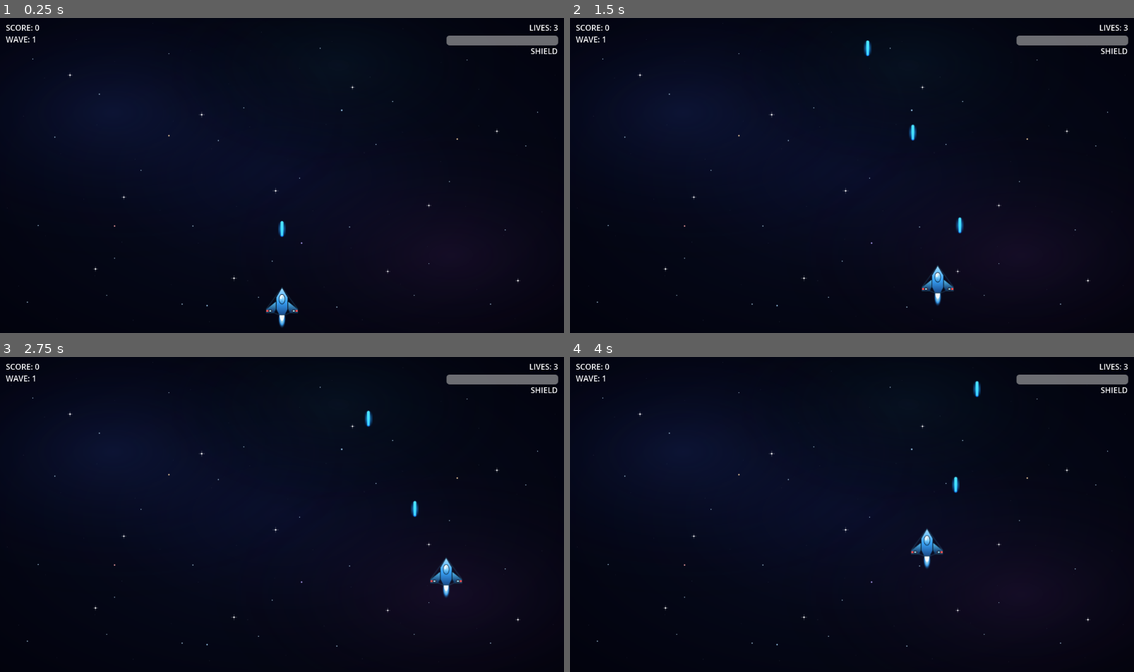
Above: before the commit, frames 1-4 (two rows, left to right).
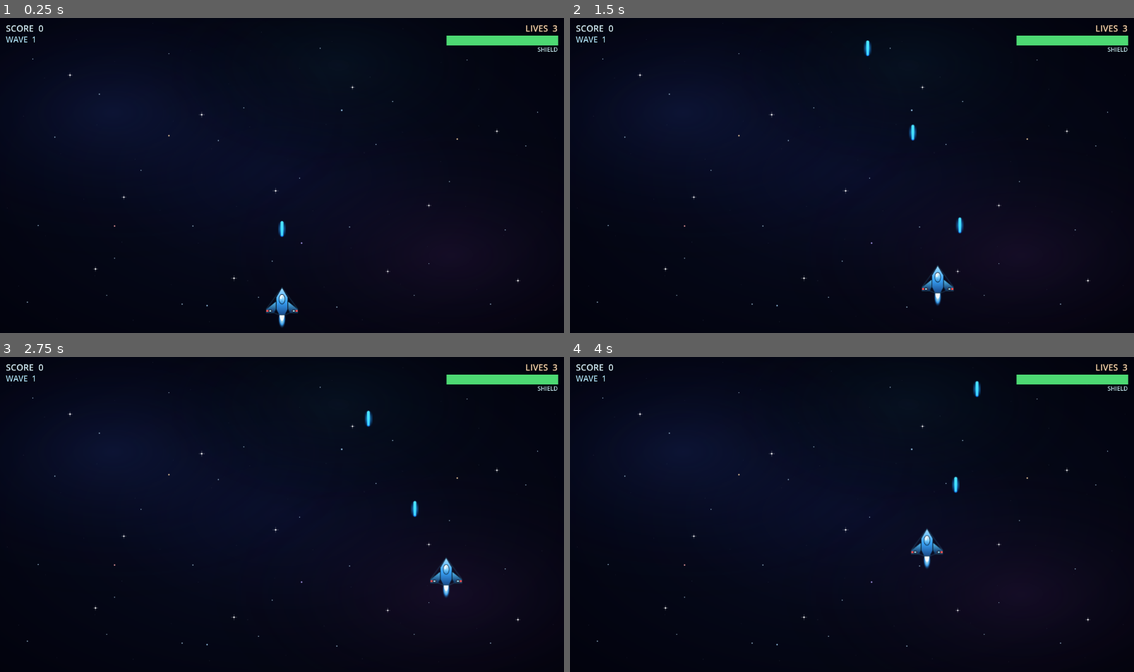
Above: after the commit, the same moments.

Repository: shrimplabs/void-patrol-variant-f-run4
Game: Godot game, scene res://scenes/main.tscn
The game is run twice, just before and just after one commit, with the same random seed, the same clock (stepped at 60 frames per second) and the same inputs.
Inputs (mouse positions are in pixels of both pictures, inside the frame that each line leads up to):
- Up to frame 1 (0.25 s): no input
- Up to frame 2 (1.5 s): tap Enter (ui_accept) at 0.5, 0.77 s; move the mouse to (976, 159) at 0.52 s; hold D (move_right) 0.53-1.25 s; tap Space at 0.6 s; click (976, 159) at 0.67 s; drag from (739, 191) to (852, 24) at 1.27 s
- Up to frame 3 (2.75 s): move the mouse to (338, 445) at 2.02 s; hold D (move_right) from 2.03 s (still down); tap Ctrl at 2.1 s; click (338, 445) at 2.17 s
- Up to frame 4 (4 s): release D (move_right) at 2.75 s; drag from (823, 577) to (987, 505) at 2.77 s; move the mouse to (1021, 561) at 3.52 s; hold A (move_left) from 3.53 s (still down); tap Tab at 3.6 s; click (1021, 561) at 3.67 s; tap Enter (ui_accept) at 3.77 s

The runs differ from the first frame. In frame 1, 1.0% of the frame differs, in the area x 1-99%, y 2-12%; in frame 2, 1.0%; in frame 3, 1.0%; in frame 4, 1.0%.

Commit message:
Polish HUD: damage flash, shield pulse, styled labels and bar
- Add a full-screen DamageFlash ColorRect that flashes red on shield
  drop. Wired through main.gd's shield_changed handler so regen does
  not trigger it. Mouse filter set to IGNORE so the overlay never
  blocks input.
- Recolor the shield bar via theme_override_styles: green at full,
  yellow at 55%, red below 30%. At <=30% the bar pulses at 4 Hz via
  a looping tween so the player feels low-shield urgency.
- Style HUD labels (outline, larger font, distinct tints per label)
  and align them to viewport-relative positions.
- Add StyleBoxFlat backgrounds to the shield bar so it reads as a
  real progress bar with a darker track and bordered fill.

Diff:
--- a/scenes/hud.tscn
+++ b/scenes/hud.tscn
@@ -1,6 +1,21 @@
-[gd_scene load_steps=2 format=3 uid="uid://b1hud01"]
+[gd_scene load_steps=3 format=3 uid="uid://b1hud01"]
 
 [ext_resource type="Script" path="res://scripts/hud.gd" id="1_hud"]
+
+[sub_resource type="StyleBoxFlat" id="StyleBoxFlat_bg"]
+bg_color = Color(0.05, 0.08, 0.12, 0.55)
+border_width_left = 1
+border_width_top = 1
+border_width_right = 1
+border_width_bottom = 1
+border_color = Color(0.4, 0.85, 1.0, 0.6)
+corner_radius_top_left = 2
+corner_radius_top_right = 2
+corner_radius_bottom_right = 2
+corner_radius_bottom_left = 2
+
+[sub_resource type="StyleBoxFlat" id="StyleBoxFlat_fill"]
+bg_color = Color(0.3, 0.85, 0.45, 1)
 
 [node name="HUD" type="CanvasLayer"]
 script = ExtResource("1_hud")
@@ -12,6 +27,15 @@
 grow_horizontal = 2
 grow_vertical = 2
 
+[node name="DamageFlash" type="ColorRect" parent="Root"]
+anchors_preset = 15
+anchor_right = 1.0
+anchor_bottom = 1.0
+grow_horizontal = 2
+grow_vertical = 2
+color = Color(0.95, 0.15, 0.15, 0.5)
+mouse_filter = 2
+
 [node name="ScoreLabel" type="Label" parent="Root"]
 anchors_preset = -1
 anchor_left = 0.0
@@ -22,7 +46,11 @@
 offset_top = 8.0
 offset_right = 240.0
 offset_bottom = 32.0
-text = "SCORE: 0"
+text = "SCORE  0"
+theme_override_colors/font_color = Color(0.85, 0.95, 1.0, 1)
+theme_override_colors/font_outline_color = Color(0, 0, 0, 0.85)
+theme_override_constants/outline_size = 4
+theme_override_font_sizes/font_size = 18
 
 [node name="WaveLabel" type="Label" parent="Root"]
 anchors_preset = -1
@@ -34,7 +62,11 @@
 offset_top = 32.0
 offset_right = 240.0
 offset_bottom = 56.0
-text = "WAVE: 1"
+text = "WAVE  1"
+theme_override_colors/font_color = Color(0.7, 0.9, 1.0, 1)
+theme_override_colors/font_outline_color = Color(0, 0, 0, 0.85)
+theme_override_constants/outline_size = 4
+theme_override_font_sizes/font_size = 16
 
 [node name="LivesLabel" type="Label" parent="Root"]
 anchors_preset = -1
@@ -44,8 +76,12 @@
 offset_top = 8.0
 offset_right = -12.0
 offset_bottom = 32.0
-text = "LIVES: 3"
+text = "LIVES  3"
 horizontal_alignment = 2
+theme_override_colors/font_color = Color(1.0, 0.85, 0.7, 1)
+theme_override_colors/font_outline_color = Color(0, 0, 0, 0.85)
+theme_override_constants/outline_size = 4
+theme_override_font_sizes/font_size = 18
 
 [node name="ShieldBar" type="ProgressBar" parent="Root"]
 anchors_preset = -1
@@ -60,6 +96,8 @@
 max_value = 100.0
 value = 100.0
 show_percentage = false
+theme_override_styles/background = SubResource("StyleBoxFlat_bg")
+theme_override_styles/fill = SubResource("StyleBoxFlat_fill")
 
 [node name="ShieldLabel" type="Label" parent="Root"]
 anchors_preset = -1
@@ -73,3 +111,7 @@
 offset_bottom = 80.0
 text = "SHIELD"
 horizontal_alignment = 2
+theme_override_colors/font_color = Color(0.8, 0.95, 1.0, 0.9)
+theme_override_colors/font_outline_color = Color(0, 0, 0, 0.85)
+theme_override_constants/outline_size = 3
+theme_override_font_sizes/font_size = 12
--- a/scripts/hud.gd
+++ b/scripts/hud.gd
@@ -5,10 +5,15 @@
 ## All fields are "placeholders" in the sense that the values are wired in,
 ## but the displayed text is plain for now (no fancy formatting / icons yet).
 
+const LOW_SHIELD_THRESHOLD := 0.30
+const LOW_SHIELD_PULSE_HZ := 4.0
+
 @onready var _score_label: Label = $Root/ScoreLabel
 @onready var _wave_label: Label = $Root/WaveLabel
 @onready var _lives_label: Label = $Root/LivesLabel
 @onready var _shield_bar: ProgressBar = $Root/ShieldBar
+@onready var _shield_label: Label = $Root/ShieldLabel
+@onready var _damage_flash: ColorRect = $Root/DamageFlash
 
 var score: int = 0
 var wave: int = 1
@@ -16,30 +21,37 @@
 var shield: float = 100.0
 var max_shield: float = 100.0
 
+var _flash_tween: Tween = null
+var _pulse_tween: Tween = null
+
 
 func _ready() -> void:
 	# Anchor the root to fill the viewport so children use viewport-relative coords.
 	var root := $Root
 	root.set_anchors_and_offsets_preset(Control.PRESET_FULL_RECT)
+	# Make sure the damage flash starts fully transparent and doesn't intercept clicks.
+	if _damage_flash:
+		_damage_flash.modulate.a = 0.0
+		_damage_flash.mouse_filter = Control.MOUSE_FILTER_IGNORE
 	_refresh_all()
 
 
 func set_score(value: int) -> void:
 	score = value
 	if _score_label:
-		_score_label.text = "SCORE: %d" % score
+		_score_label.text = "SCORE  %d" % score
 
 
 func set_wave(value: int) -> void:
 	wave = value
 	if _wave_label:
-		_wave_label.text = "WAVE: %d" % wave
+		_wave_label.text = "WAVE  %d" % wave
 
 
 func set_lives(value: int) -> void:
 	lives = value
 	if _lives_label:
-		_lives_label.text = "LIVES: %d" % lives
+		_lives_label.text = "LIVES  %d" % lives
 
 
 func set_shield(value: float, max_value: float) -> void:
@@ -48,6 +60,55 @@
 	if _shield_bar:
 		_shield_bar.max_value = max_value
 		_shield_bar.value = value
+		# Recolor the bar fill so it visually communicates danger at low shield.
+		var ratio: float = 0.0
+		if max_value > 0.0:
+			ratio = value / max_value
+		var style: Variant = _shield_bar.get("theme_override_styles/fill")
+		if style is StyleBoxFlat:
+			(style as StyleBoxFlat).bg_color = _shield_color(ratio)
+	_update_low_shield_pulse()
+
+
+## Flash the screen red briefly to communicate damage was taken. `amount`
+## is informational only (kept in the API for future use such as scaling
+## the flash intensity with damage severity).
+func flash_damage(_amount: float = 0.0) -> void:
+	if _damage_flash == null:
+		return
+	if _flash_tween and _flash_tween.is_running():
+		_flash_tween.kill()
+	# Snap to fully visible, then fade out.
+	_damage_flash.modulate.a = 0.55
+	_flash_tween = create_tween()
+	_flash_tween.tween_property(_damage_flash, "modulate:a", 0.0, 0.35)
+
+
+func _shield_color(ratio: float) -> Color:
+	# Green at full shield, yellow around 50%, red below the low-shield threshold.
+	if ratio > 0.55:
+		return Color(0.30, 0.85, 0.45, 1.0)
+	elif ratio > LOW_SHIELD_THRESHOLD:
+		return Color(0.95, 0.80, 0.20, 1.0)
+	else:
+		return Color(0.95, 0.25, 0.20, 1.0)
+
+
+func _update_low_shield_pulse() -> void:
+	if _shield_bar == null:
+		return
+	var ratio: float = 0.0
+	if max_shield > 0.0:
+		ratio = shield / max_shield
+	if ratio <= LOW_SHIELD_THRESHOLD and ratio > 0.0:
+		if _pulse_tween == null or not _pulse_tween.is_running():
+			_pulse_tween = create_tween().set_loops()
+			_pulse_tween.tween_property(_shield_bar, "modulate:a", 0.4, 1.0 / (LOW_SHIELD_PULSE_HZ * 2.0))
+			_pulse_tween.tween_property(_shield_bar, "modulate:a", 1.0, 1.0 / (LOW_SHIELD_PULSE_HZ * 2.0))
+	else:
+		if _pulse_tween and _pulse_tween.is_running():
+			_pulse_tween.kill()
+		_shield_bar.modulate.a = 1.0
 
 
 func _refresh_all() -> void:
--- a/scripts/main.gd
+++ b/scripts/main.gd
@@ -55,9 +55,15 @@
 		player.died.connect(_on_player_died)
 
 
+var _last_shield: float = 0.0
+
 func _on_player_shield_changed(current: float, max_value: float) -> void:
 	if hud and hud.has_method("set_shield"):
 		hud.set_shield(current, max_value)
+	# Only flash when shield drops -- regen shouldn't trigger the damage overlay.
+	if current < _last_shield and hud.has_method("flash_damage"):
+		hud.flash_damage(_last_shield - current)
+	_last_shield = current
 
 
 func _on_player_lives_changed(current: int, _max_value: int) -> void:
